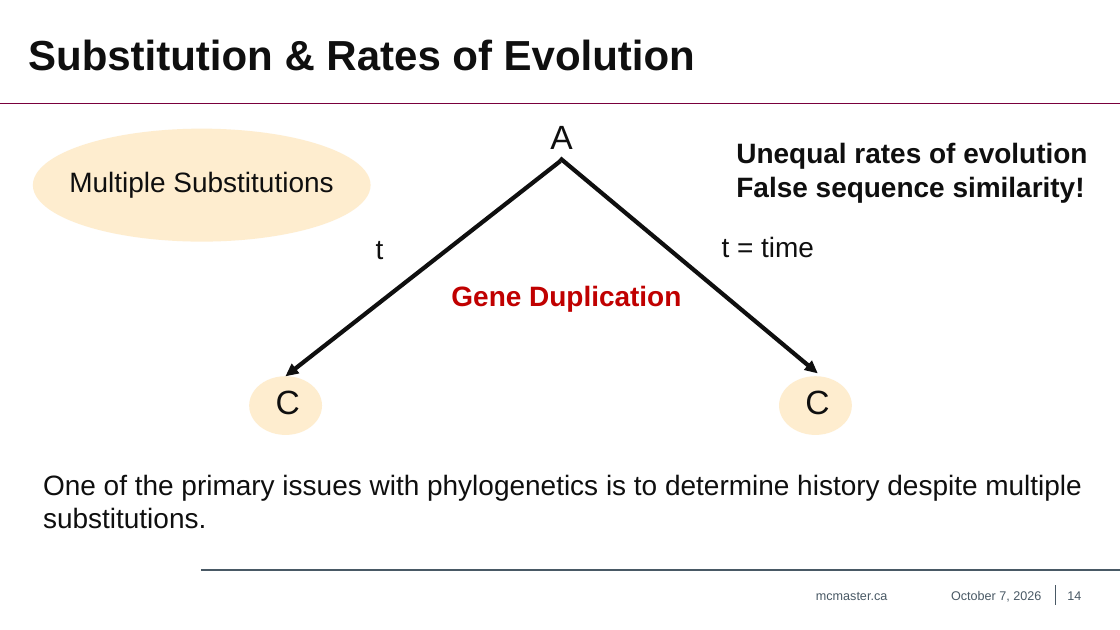
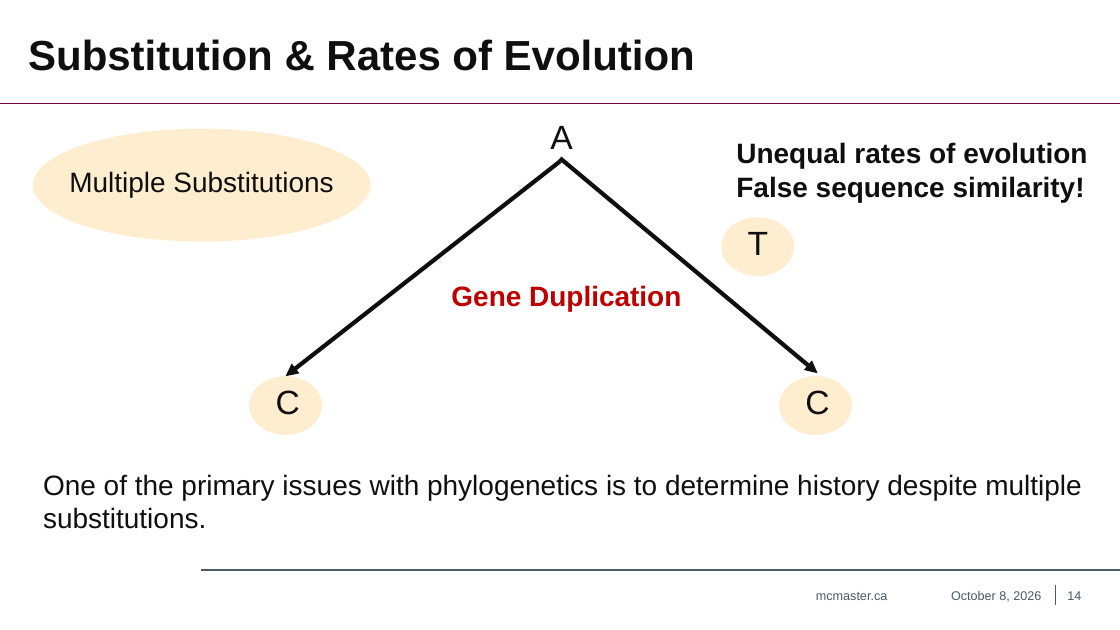
Before and after one commit to khoulahan/Biochem-3BP3, a slide deck: slide 14 of Lectures/Lecture 4 - Evolutionary Biology.pptx. Drawn at 1120x630 pixels with LibreOffice and Linux fonts; fonts in the diff are those of the drawing; background and template pictures are left out. Boxes give left, top, right and bottom in pixels: in the first picture for what was removed or moved away, otherwise in the second. Text is boxed around its words. In the diff, an @@ line names an element or a change of style, - is before the commit and + after.

Commit message:
minor update to lecture 4

```diff
--- a/Lectures/Lecture 4 - Evolutionary Biology.pptx
+++ b/Lectures/Lecture 4 - Evolutionary Biology.pptx
@@ ellipse added at (721, 217, 794, 276), fill #FED99A at 47% opacity @@
@@ text removed at (722, 236, 814, 258) @@
-t = time
@@ text at (748, 232, 768, 255): text changed; size 40 to 48 pt @@
-t
+T
@@ text at (951, 591, 1041, 602): text changed @@
-October 7, 2026
+October 8, 2026
```
Also in this commit, not shown: 58 other slides changed.
